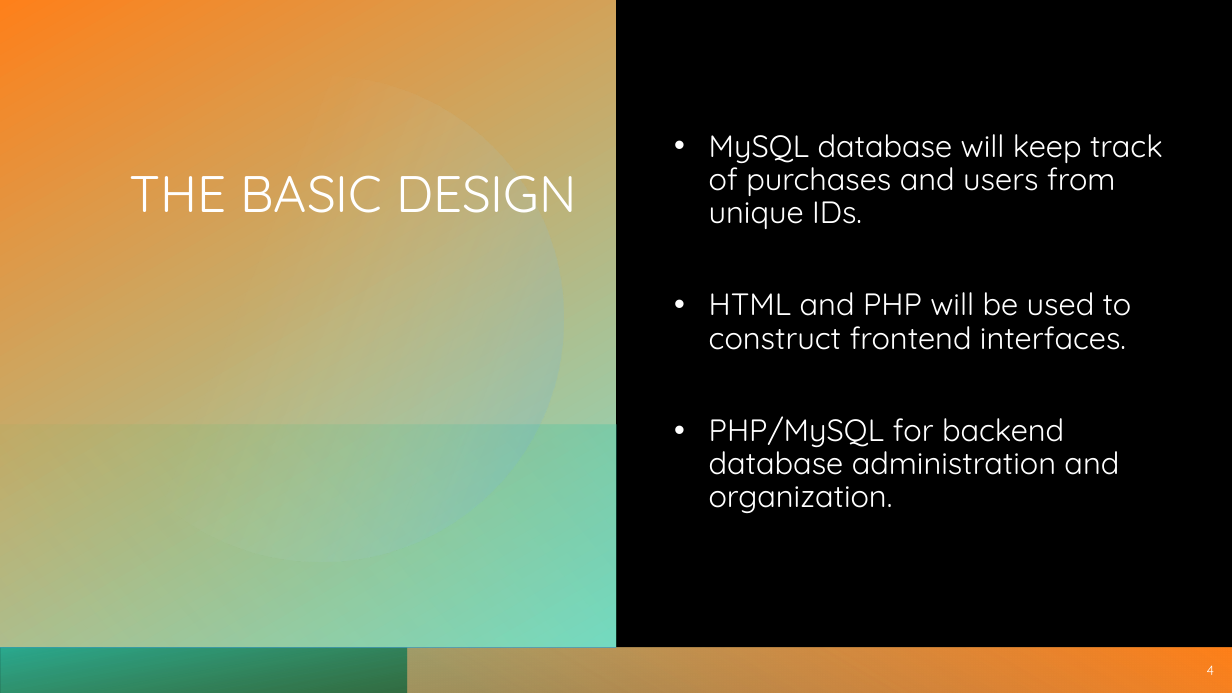
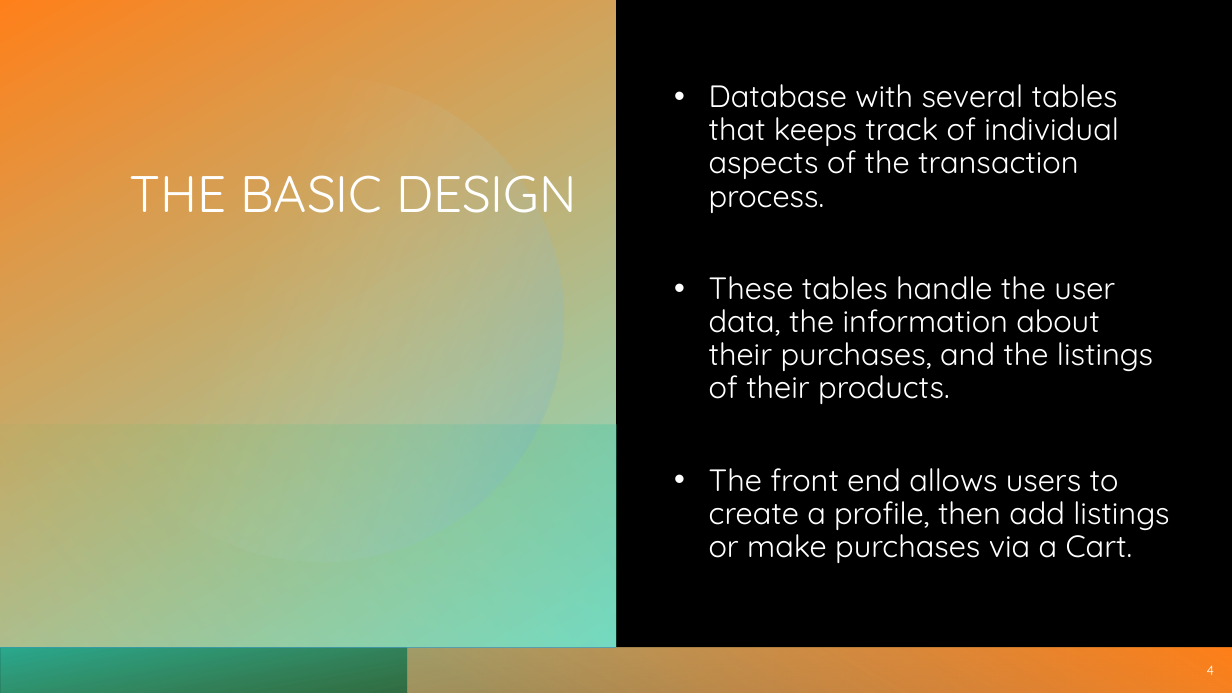
Before and after one commit to cart7982/CaravanSeraiCS360, a slide deck: slide 4 of OpenPlazaCS360Lab/Presentations/OpenPlaza.pptx. Drawn at 1232x693 pixels with LibreOffice and Linux fonts; fonts in the diff are those of the drawing; background and template pictures are left out. Boxes give left, top, right and bottom in pixels: in the first picture for what was removed or moved away, otherwise in the second. Text is boxed around its words. In the diff, an @@ line names an element or a change of style, - is before the commit and + after.

```diff
--- a/OpenPlazaCS360Lab/Presentations/OpenPlaza.pptx
+++ b/OpenPlazaCS360Lab/Presentations/OpenPlaza.pptx
@@ text at (x1=709, y1=84, x2=1169, y2=563): text changed @@
-• MySQL database will keep track of purchases and users from unique IDs.
-• HTML and PHP will be used to construct frontend interfaces.
-• PHP/MySQL for backend database administration and organization.
+• Database with several tables that keeps track of individual aspects of the transaction process.
+• These tables handle the user data, the information about their purchases, and the listings of their products.
+• The front end allows users to create a profile, then add listings or make purchases via a Cart.
```
Also in this commit, not shown: 3 other slides changed, 1 slide added, 1 slide removed.
